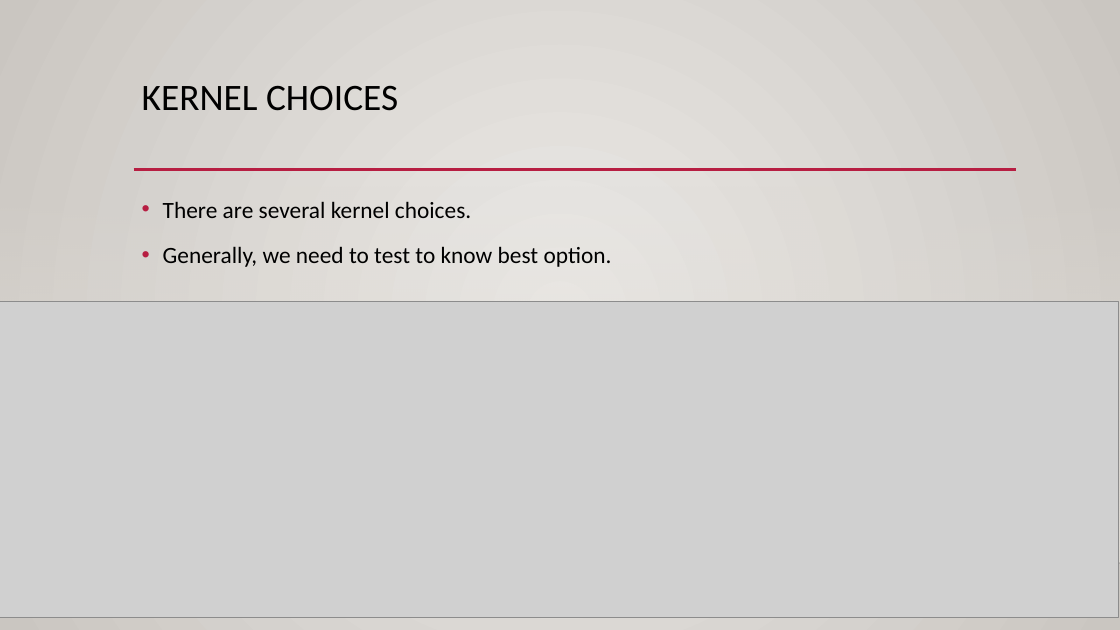
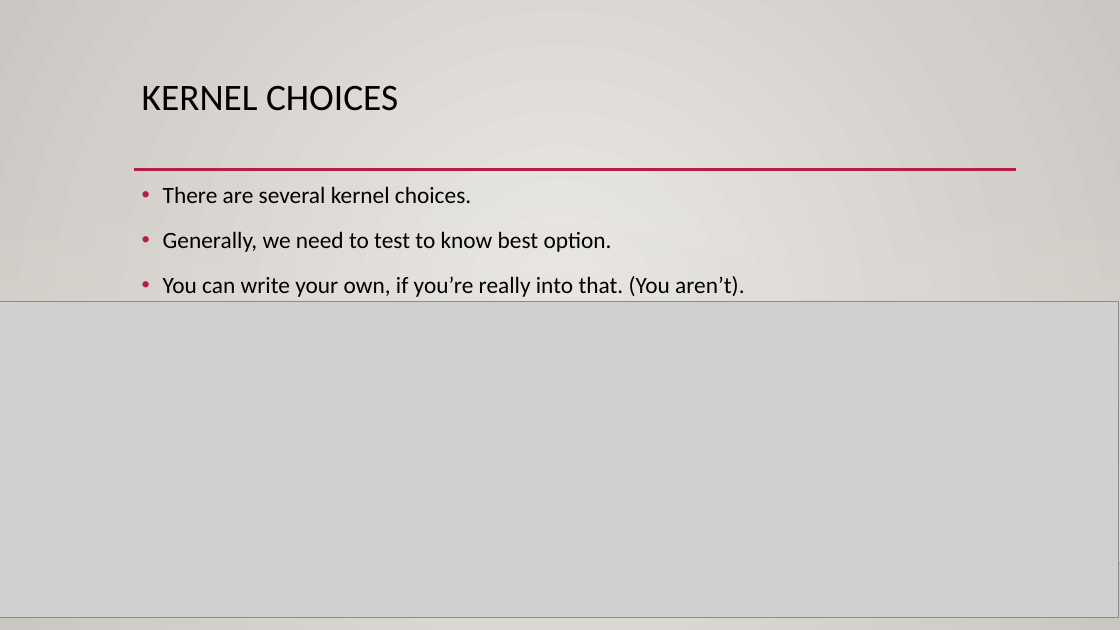
Before and after one commit to glennybarnes/Intro_to_Machine_Learning_Students, a slide deck: slide 16 of reference_content/Slides/010_SVM_class.pptx (slide 9 before the commit). Drawn at 1120x630 pixels with LibreOffice and Linux fonts; fonts in the diff are those of the drawing; grey boxes stand for pictures; background and template pictures are left out. Boxes give left, top, right and bottom in pixels: in the first picture for what was removed or moved away, otherwise in the second. Text is boxed around its words. In the diff, an @@ line names an element or a change of style, - is before the commit and + after.

```diff
--- a/reference_content/Slides/010_SVM_class.pptx
+++ b/reference_content/Slides/010_SVM_class.pptx
@@ text "There are several kernel choices.": place and size @@
-text "There are several kernel choices." at (163, 201, 612, 267)
+text "There are several kernel choices." at (163, 186, 745, 297)
@@ text at (163, 276, 745, 297): paragraph added @@
+• You can write your own, if you’re really into that. (You aren’t).
```
Also in this commit, not shown: 6 other slides changed, 11 slides added, 5 other files.
